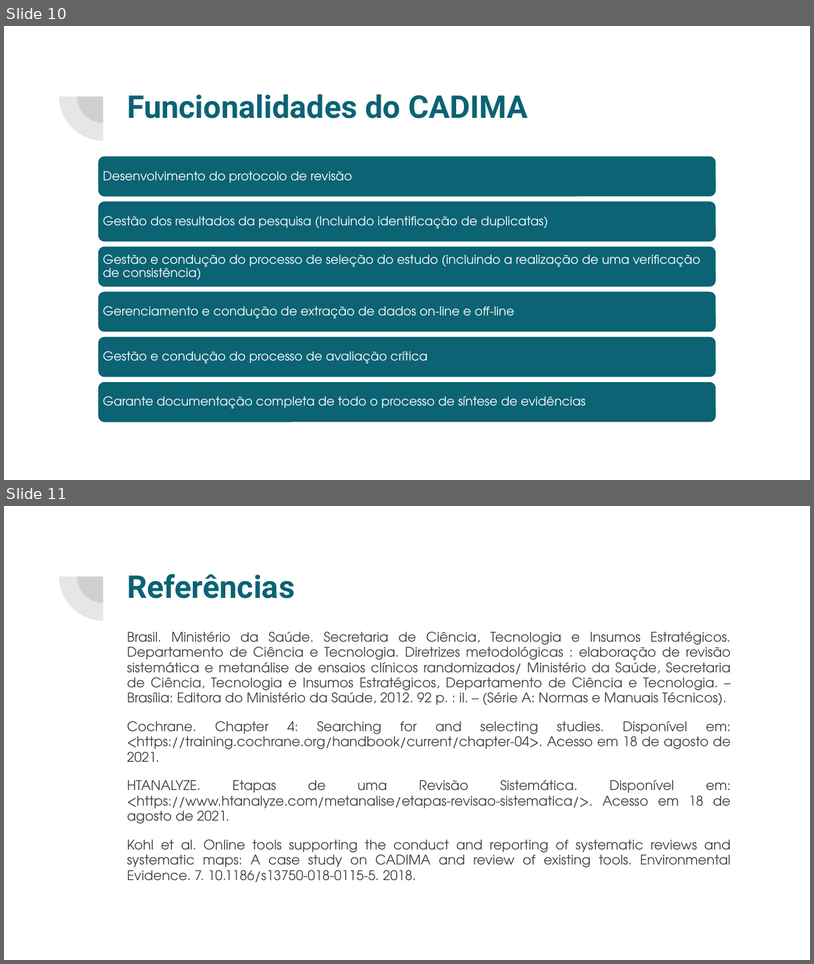
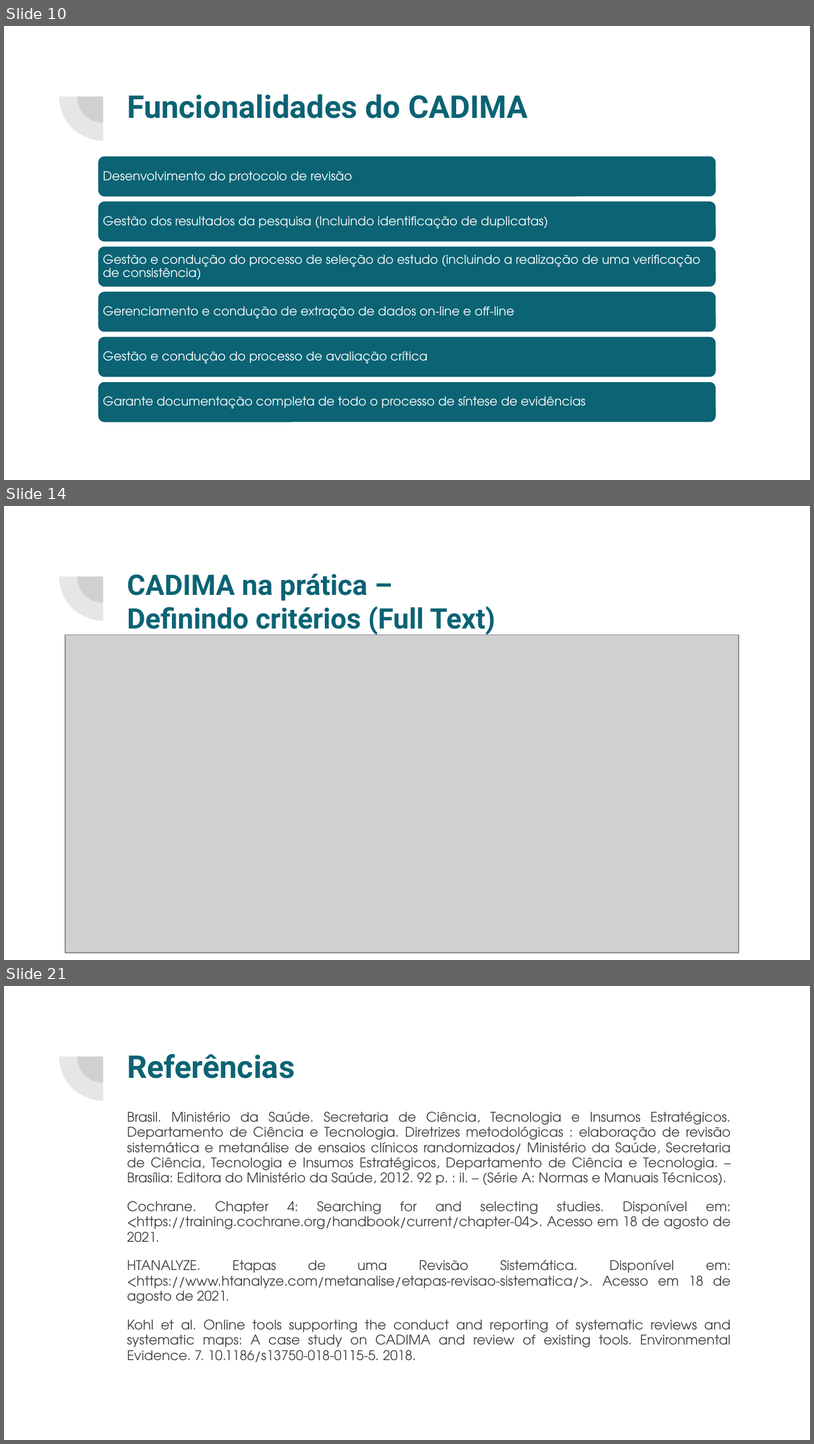
Before and after one commit to cglima/apresentacao-revisao-sistematica, a slide deck: apresentacao-revisao-sistematica.pptx. Shown one above the other, each under a label of ours: slides 10 and 11 before the commit, slides 10, 14 and 21 after it; the slides between them are not shown. The pictures are 814x964 and 814x1444 pixels, drawn with LibreOffice and Linux fonts; fonts in the diff are those of the drawing; grey boxes stand for pictures. Boxes give left, top, right and bottom in pixels: in the first picture for what was removed or moved away, otherwise in the second. Text is boxed around its words. In the diff, an @@ line names an element or a change of style, - is before the commit and + after.

Commit message:
Inserção de prints simulando o funcionamento do CADIMA nos slides da apresentação.

```diff
--- a/apresentacao-revisao-sistematica.pptx
+++ b/apresentacao-revisao-sistematica.pptx
@@ slide 14 added at [4,506,810,960], background #FFFFFF; not listed: 2 template elements that a slide beside it also shows @@
@@ title added at [127,573,495,636], 25.2 pt, text #0B6374, bold @@
+CADIMA na prática –
+Definindo critérios (Full Text)
@@ picture added at [65,634,738,952] @@
@@ what was slide 11 is now slide 21 @@
```
Also in this commit, not shown: 1 slide changed, 9 other slides added.
